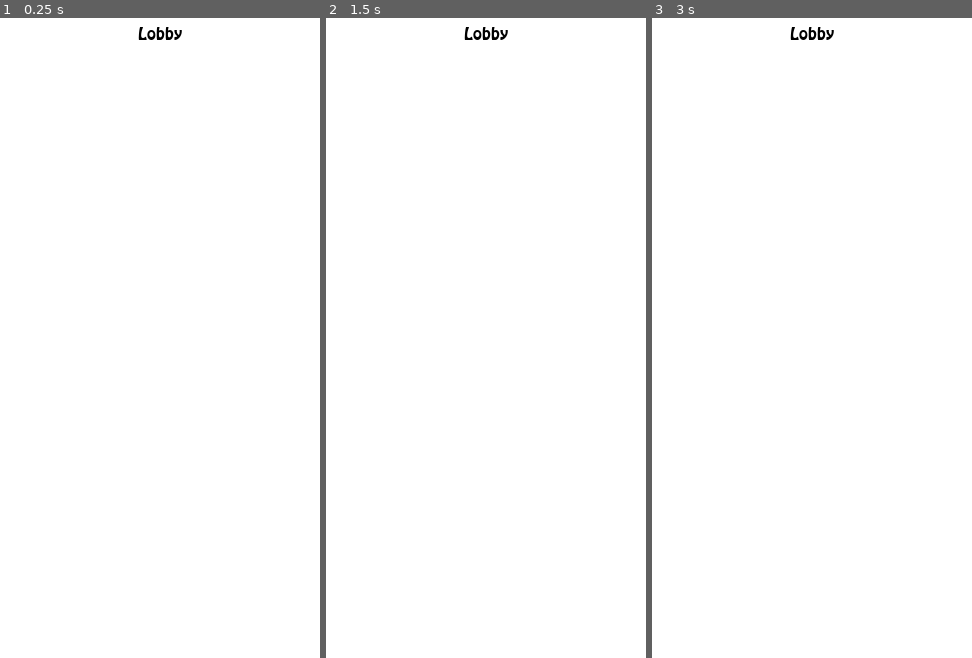
Above: before the commit, frames 1-3 (left to right).
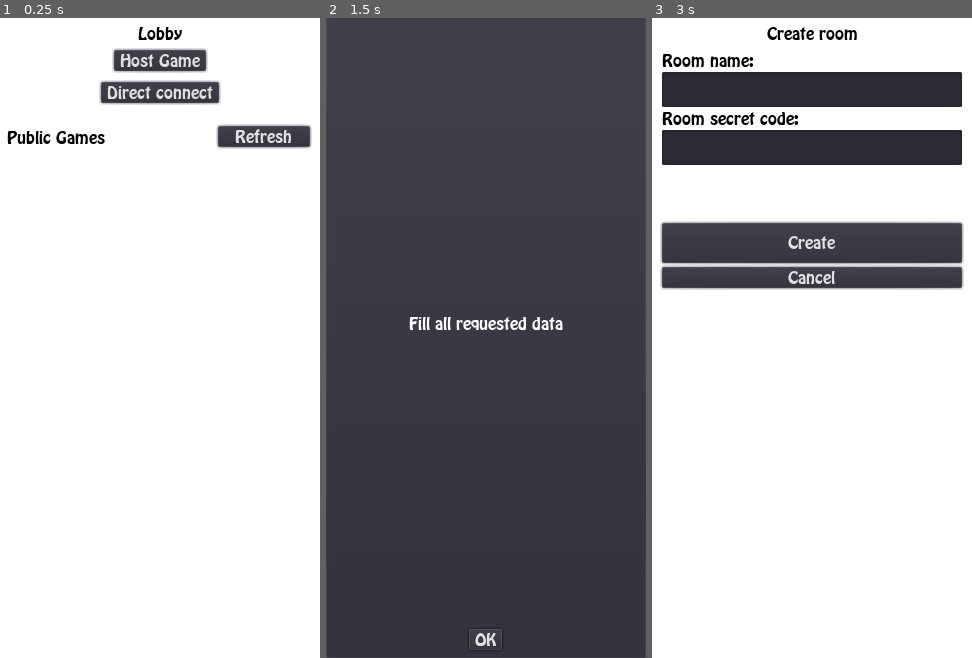
Above: after the commit, the same moments.

Repository: fresnohernandez99/socket-game
Game: Godot game, scene res://scenes/gui/RoomList.tscn
The game is run twice, just before and just after one commit, with the same random seed, the same clock (stepped at 60 frames per second) and the same inputs. This scene is started directly instead of the project's main scene.
Inputs (mouse positions are in pixels of both pictures, inside the frame that each line leads up to):
- Up to frame 1 (0.25 s): no input
- Up to frame 2 (1.5 s): click (486, 62) at 0.5 s, where only the run after the commit has a clickable "Host Game"; click (486, 242) at 1.25 s, where only the run after the commit has a clickable "Create"
- Up to frame 3 (3 s): click (812, 280) at 2 s, where only the run after the commit has a clickable "Cancel"; click (812, 638) at 2.75 s, where only the run after the commit has a clickable "OK"

The runs differ from the first frame. In frame 1, 4.2% of the frame differs, in the area x 2-98%, y 4-21%; in frame 2, 100%, in the area x 0-100%, y 0-100%; in frame 3, 22%.

Commit message:
[ADD] - socket system created - create room working

Diff:
--- a/project.godot
+++ b/project.godot
@@ -19,6 +19,7 @@
 SocketManager="*res://scripts/socket/SocketManager.gd"
 GlobalNavigation="*res://scripts/global/GlobalNavigation.gd"
 Session="*res://scripts/socket/Session.gd"
+RoomInfo="*res://scripts/socket/RoomInfo.gd"
 
 [display]
 
--- /dev/null
+++ b/scenes/gui/CreateRoom.gd
@@ -0,0 +1,31 @@
+extends Node
+
+onready var nameTextEdit = $Control/VBoxContainer/NameTextEdit
+onready var roomCodeTextEdit = $Control/VBoxContainer/RoomCodeTextEdit
+onready var errorDialog = $Control/ErrorDialog
+
+
+func _process(delta):
+	if SocketManager.INTENT_CREATE_ROOM_ACTIVE == SocketManager.SUCCESS_STATE:
+		onCreateRoom()
+
+
+func callCreateRoom():
+	var roomName = nameTextEdit.text
+	var roomCode = roomCodeTextEdit.text
+
+	if roomName.length() == 0 or roomCode.length() == 0:
+		errorDialog.show()
+	else:
+		RoomInfo.id = Session.playerId
+		RoomInfo.roomName = roomName
+		RoomInfo.code = roomCode
+		SocketManager.createRoom(roomName, roomCode)
+
+func onCreateRoom():
+	SocketManager.INTENT_CREATE_ROOM_ACTIVE = SocketManager.NOT_REQUESTED_STATE
+
+
+
+func _on_CreateRoomBtn_pressed():
+	callCreateRoom()
--- /dev/null
+++ b/scenes/gui/CreateRoom.tscn
@@ -0,0 +1,96 @@
+[gd_scene load_steps=2 format=2]
+
+[ext_resource path="res://scenes/gui/CreateRoom.gd" type="Script" id=1]
+
+[node name="CreateRoom" type="Node"]
+script = ExtResource( 1 )
+
+[node name="Control" type="Control" parent="."]
+anchor_right = 1.0
+anchor_bottom = 1.0
+
+[node name="ColorRect" type="ColorRect" parent="Control"]
+anchor_right = 1.0
+anchor_bottom = 1.0
+
+[node name="Label" type="Label" parent="Control"]
+anchor_left = 0.5
+anchor_right = 0.5
+margin_left = -45.5
+margin_top = 8.0
+margin_right = 45.5
+margin_bottom = 23.0
+custom_colors/font_color = Color( 0, 0, 0, 1 )
+text = "Create room"
+
+[node name="VBoxContainer" type="VBoxContainer" parent="Control"]
+anchor_right = 1.0
+anchor_bottom = 1.0
+margin_left = 10.0
+margin_top = 35.0
+margin_right = -10.0
+margin_bottom = -10.0
+
+[node name="Label2" type="Label" parent="Control/VBoxContainer"]
+margin_right = 300.0
+margin_bottom = 15.0
+custom_colors/font_color = Color( 0, 0, 0, 1 )
+text = "Room name:"
+
+[node name="NameTextEdit" type="TextEdit" parent="Control/VBoxContainer"]
+margin_top = 19.0
+margin_right = 300.0
+margin_bottom = 54.0
+rect_min_size = Vector2( 0, 35 )
+hint_tooltip = "Room Name"
+
+[node name="Label3" type="Label" parent="Control/VBoxContainer"]
+margin_top = 58.0
+margin_right = 300.0
+margin_bottom = 73.0
+custom_colors/font_color = Color( 0, 0, 0, 1 )
+text = "Room secret code:"
+
+[node name="RoomCodeTextEdit" type="TextEdit" parent="Control/VBoxContainer"]
+margin_top = 77.0
+margin_right = 300.0
+margin_bottom = 112.0
+rect_min_size = Vector2( 0, 35 )
+hint_tooltip = "Room Name"
+
+[node name="Control" type="Control" parent="Control/VBoxContainer"]
+margin_top = 116.0
+margin_right = 300.0
+margin_bottom = 166.0
+rect_min_size = Vector2( 0, 50 )
+
+[node name="CreateRoomBtn" type="Button" parent="Control/VBoxContainer"]
+margin_top = 170.0
+margin_right = 300.0
+margin_bottom = 210.0
+rect_min_size = Vector2( 0, 40 )
+text = "Create"
+
+[node name="CancelBtn" type="Button" parent="Control/VBoxContainer"]
+margin_top = 214.0
+margin_right = 300.0
+margin_bottom = 235.0
+text = "Cancel"
+
+[node name="ErrorDialog" type="AcceptDialog" parent="Control"]
+anchor_right = 1.0
+anchor_bottom = 1.0
+window_title = "Confirm"
+
+[node name="Label2" type="Label" parent="Control/ErrorDialog"]
+anchor_right = 1.0
+anchor_bottom = 1.0
+margin_left = 8.0
+margin_top = 8.0
+margin_right = -8.0
+margin_bottom = -37.0
+text = "Fill all requested data"
+align = 1
+valign = 1
+
+[connection signal="pressed" from="Control/VBoxContainer/CreateRoomBtn" to="." method="_on_CreateRoomBtn_pressed"]
--- /dev/null
+++ b/scenes/gui/RoomItem.tscn
@@ -0,0 +1,48 @@
+[gd_scene format=2]
+
+[node name="RoomItem" type="Control"]
+anchor_right = 1.0
+margin_bottom = 82.0
+
+[node name="ColorRect2" type="ColorRect" parent="."]
+anchor_right = 1.0
+anchor_bottom = 1.0
+
+[node name="ColorRect" type="ColorRect" parent="."]
+anchor_right = 1.0
+anchor_bottom = 1.0
+margin_left = 7.0
+margin_top = 7.0
+margin_right = -8.0
+margin_bottom = -7.0
+color = Color( 0.882353, 0.839216, 0.866667, 1 )
+
+[node name="RoomNameLabel" type="Label" parent="."]
+anchor_right = 1.0
+margin_left = 10.0
+margin_top = 10.0
+margin_right = -11.0
+margin_bottom = 25.0
+custom_colors/font_color = Color( 0, 0, 0, 1 )
+text = "Room name"
+
+[node name="RoomPlayersLabel" type="Label" parent="."]
+anchor_right = 1.0
+margin_left = 10.0
+margin_top = 26.0
+margin_right = -11.0
+margin_bottom = 41.0
+custom_colors/font_color = Color( 0, 0, 0, 1 )
+text = "Connected: 1/4"
+align = 2
+
+[node name="ConnectBtn" type="Button" parent="."]
+anchor_left = 1.0
+anchor_top = 1.0
+anchor_right = 1.0
+anchor_bottom = 1.0
+margin_left = -85.0
+margin_top = -34.0
+margin_right = -14.0
+margin_bottom = -13.0
+text = "Connect"
--- /dev/null
+++ b/scenes/gui/RoomList.gd
@@ -0,0 +1,14 @@
+extends Node
+
+
+var roomItem = load("res://scenes/gui/RoomItem.tscn")
+#onready var ins_nave2_roja = nave2_roja.instance()
+
+func _ready():
+	loadRooms()
+
+func loadRooms():
+	SocketManager.loadRooms()
+
+func _on_AddRoomBtn_pressed():
+	get_tree().change_scene("res://scenes/gui/CreateRoom.tscn")
--- a/scenes/gui/RoomList.tscn
+++ b/scenes/gui/RoomList.tscn
@@ -1,6 +1,9 @@
-[gd_scene format=2]
+[gd_scene load_steps=2 format=2]
+
+[ext_resource path="res://scenes/gui/RoomList.gd" type="Script" id=1]
 
 [node name="RoomList" type="Node"]
+script = ExtResource( 1 )
 
 [node name="Control" type="Control" parent="."]
 anchor_right = 1.0
@@ -19,3 +22,54 @@
 margin_bottom = 23.0
 custom_colors/font_color = Color( 0, 0, 0, 1 )
 text = "Lobby"
+
+[node name="Label2" type="Label" parent="Control"]
+anchor_left = 0.5
+anchor_right = 0.5
+margin_left = -153.0
+margin_top = 112.0
+margin_right = -55.0
+margin_bottom = 127.0
+custom_colors/font_color = Color( 0, 0, 0, 1 )
+text = "Public Games"
+align = 1
+
+[node name="AddRoomBtn" type="Button" parent="Control"]
+anchor_left = 0.5
+anchor_right = 0.5
+margin_left = -46.0
+margin_top = 32.0
+margin_right = 46.0
+margin_bottom = 53.0
+text = "Host Game"
+
+[node name="DirectConnectBtn" type="Button" parent="Control"]
+anchor_left = 0.5
+anchor_right = 0.5
+margin_left = -59.0
+margin_top = 64.0
+margin_right = 59.0
+margin_bottom = 85.0
+text = "Direct connect"
+
+[node name="RefreshBtn" type="Button" parent="Control"]
+anchor_left = 0.5
+anchor_right = 0.5
+margin_left = 58.0
+margin_top = 108.0
+margin_right = 150.0
+margin_bottom = 129.0
+text = "Refresh"
+
+[node name="ScrollContainer" type="ScrollContainer" parent="Control"]
+anchor_right = 1.0
+anchor_bottom = 1.0
+margin_left = 10.0
+margin_top = 137.0
+margin_right = -10.0
+margin_bottom = -10.0
+
+[node name="VBoxContainer" type="VBoxContainer" parent="Control/ScrollContainer"]
+custom_constants/separation = 10
+
+[connection signal="pressed" from="Control/AddRoomBtn" to="." method="_on_AddRoomBtn_pressed"]
--- /dev/null
+++ b/scripts/socket/RoomInfo.gd
@@ -0,0 +1,12 @@
+extends Node
+
+
+var id: String
+var roomOwner: String
+var roomName: String
+var code: String
+var closed = false
+var configuration = {
+
+}
+var users = []
--- a/scripts/socket/SocketManager.gd
+++ b/scripts/socket/SocketManager.gd
@@ -47,7 +47,7 @@
 	print("Closed, clean: ", was_clean)
 	state = DISCONNECTED
 
-func _connected():
+func _connected(param):
 	# You MUST always use get_peer(1).put_packet to send data to server,
 	# and not put_packet directly when not using the MultiplayerAPI.
 	#_client.get_peer(1).put_packet("Test packet".to_utf8())
@@ -61,6 +61,15 @@
 	print("Got data from server: ", data)
 	waitingRequests(data)
 
+func _send(endpoint, data):
+	var request = {
+		"endpoint": endpoint,
+		"content": data
+	}
+	var json = JSON.print(request)
+	print("Sending: " + json)
+	_client.get_peer(1).set_write_mode(WebSocketPeer.WRITE_MODE_TEXT)
+	_client.get_peer(1).put_var(json)
 
 ################################################
 ###
@@ -116,22 +125,63 @@
 			INTENT_CONNECTING_ACTIVE = ERROR_STATE
 
 	if INTENT_RE_CONNECTING_ACTIVE:
-		pass
+		if result.content.code == INTENT_CORRECT:
+			INTENT_RE_CONNECTING_ACTIVE = SUCCESS_STATE
+			#TODO
+		else:
+			INTENT_RE_CONNECTING_ACTIVE = ERROR_STATE
 
 	if INTENT_CREATE_ROOM_ACTIVE:
-		pass
+		if result.content.code == INTENT_CORRECT:
+			INTENT_CREATE_ROOM_ACTIVE = SUCCESS_STATE
+			print("Room creada: " + Session.playerId)
+		else:
+			INTENT_CREATE_ROOM_ACTIVE = ERROR_STATE
 
 	if INTENT_CLOSE_ROOM_ACTIVE:
-		pass
+		if result.content.code == INTENT_CORRECT:
+			INTENT_CLOSE_ROOM_ACTIVE = SUCCESS_STATE
+			#TODO
+		else:
+			INTENT_CLOSE_ROOM_ACTIVE = ERROR_STATE
 
 	if INTENT_CANCEL_ROOM_ACTIVE:
-		pass
+		if result.content.code == INTENT_CORRECT:
+			INTENT_CANCEL_ROOM_ACTIVE = SUCCESS_STATE
+			#TODO
+		else:
+			INTENT_CANCEL_ROOM_ACTIVE = ERROR_STATE
 
 	if INTENT_GET_ROOMS_ACTIVE:
-		pass
+		if result.content.code == INTENT_CORRECT:
+			INTENT_GET_ROOMS_ACTIVE = SUCCESS_STATE
+			#TODO
+		else:
+			INTENT_GET_ROOMS_ACTIVE = ERROR_STATE
 
 	if INTENT_JOIN_ROOM_ACTIVE:
-		pass
+		if result.content.code == INTENT_CORRECT:
+			INTENT_JOIN_ROOM_ACTIVE = SUCCESS_STATE
+			#TODO
+		else:
+			INTENT_JOIN_ROOM_ACTIVE = ERROR_STATE
+
+
+func createRoom(roomName, roomCode):
+	INTENT_CREATE_ROOM_ACTIVE = LOADING_STATE
+	_send(INTENT_CREATE_ROOM, {
+		"id": Session.playerId,
+		"name": roomName,
+		"code": roomCode
+	})
+
+func loadRooms():
+	INTENT_GET_ROOMS_ACTIVE = LOADING_STATE
+
+	_send(INTENT_GET_ROOMS, null)
+
+
+
 
 ################################################
 ###
